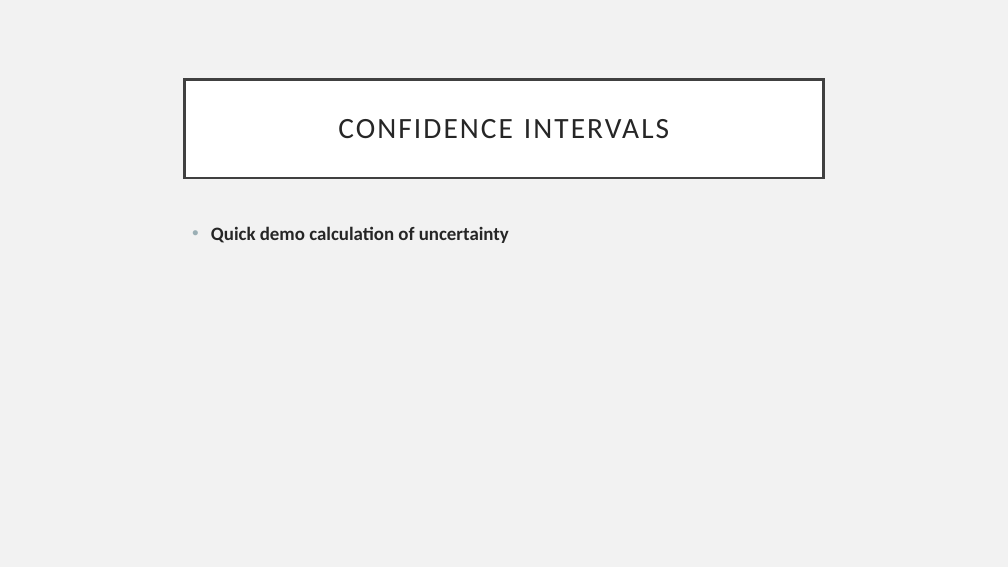
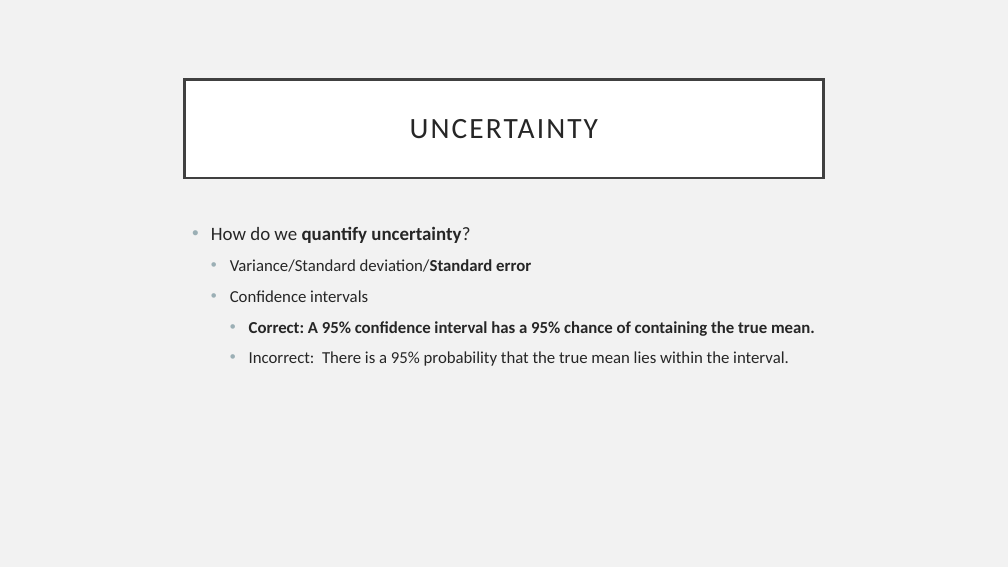
Before and after one commit to eholdmore/StatsForCompBio, a slide deck: slide 35 of Stats-for-Comp-Bio.pptx (slide 32 before the commit). Drawn at 1008x567 pixels with LibreOffice and Linux fonts; fonts in the diff are those of the drawing. Boxes give left, top, right and bottom in pixels: in the first picture for what was removed or moved away, otherwise in the second. Text is boxed around its words. In the diff, an @@ line names an element or a change of style, - is before the commit and + after.

```diff
--- a/Stats-for-Comp-Bio.pptx
+++ b/Stats-for-Comp-Bio.pptx
@@ title at box(410, 119, 598, 138): text changed @@
-CONFIDENCE INTERVALS
+UNCERTAINTY
@@ text at box(211, 226, 815, 366): text changed; size 18 to 16 pt; bold off @@
-• Quick demo calculation of uncertainty
+• How do we quantify uncertainty?
+  • Variance/Standard deviation/Standard error
+  • Confidence intervals
+    • Correct: A 95% confidence interval has a 95% chance of containing the true mean.
+    • Incorrect: There is a 95% probability that the true mean lies within the interval.
```
Also in this commit, not shown: 9 other slides changed, 4 slides added, 1 slide removed, 2 other files.
